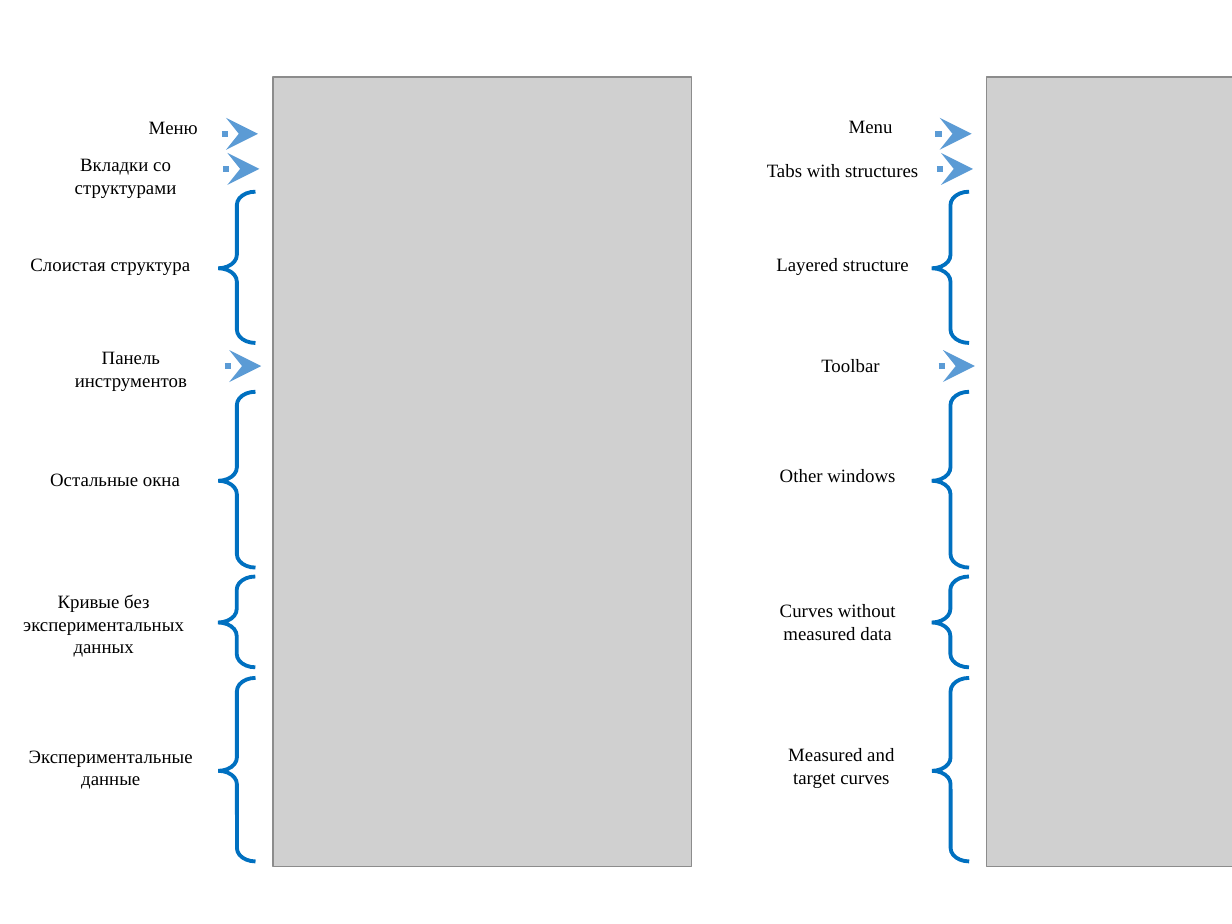
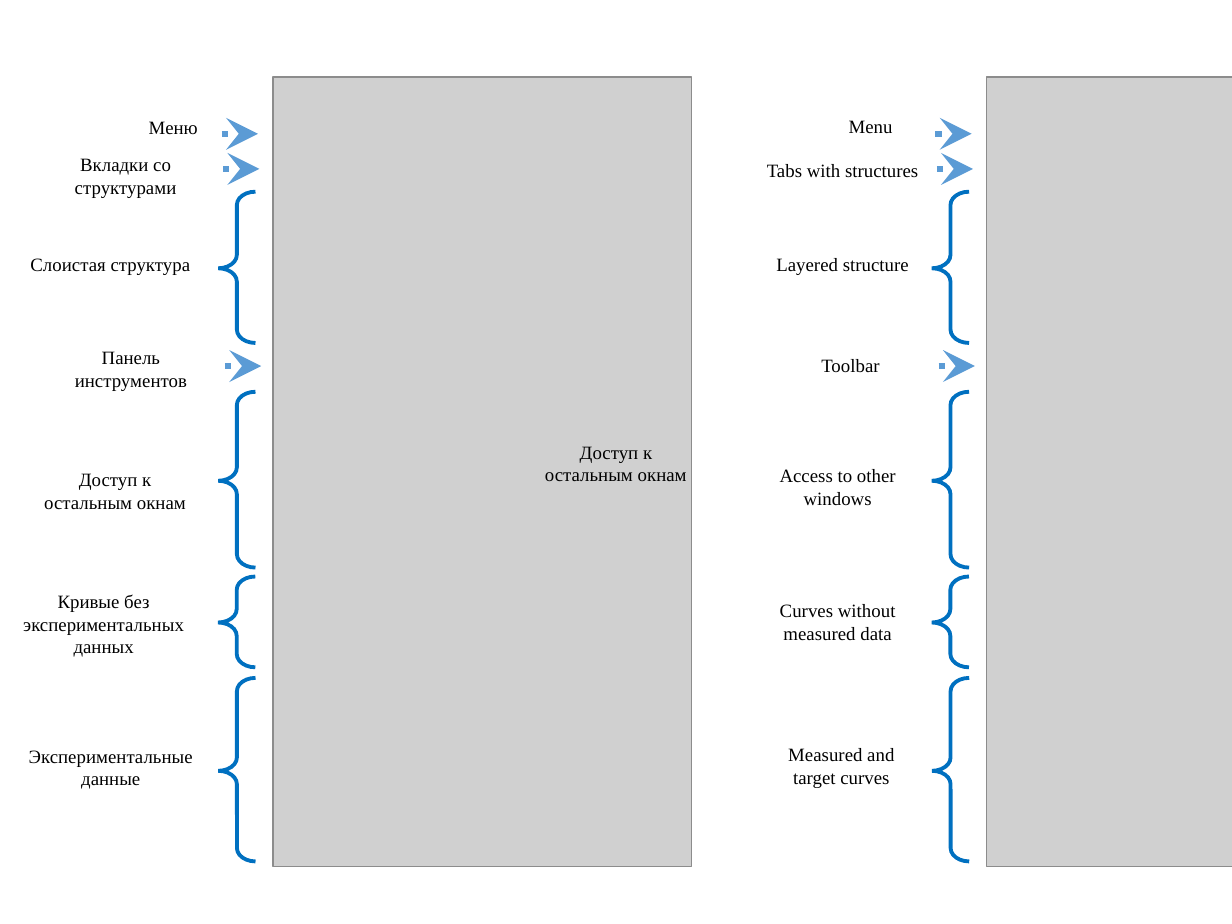
Before and after one commit to svech/Multifitting, a slide deck: slide 1 of manual/Pictures 2.0/Pictures 2.0.pptx. Drawn at 1232x924 pixels with LibreOffice and Linux fonts; fonts in the diff are those of the drawing; grey boxes stand for pictures. Boxes give left, top, right and bottom in pixels: in the first picture for what was removed or moved away, otherwise in the second. Text is boxed around its words. In the diff, an @@ line names an element or a change of style, - is before the commit and + after.

```diff
--- a/manual/Pictures 2.0/Pictures 2.0.pptx
+++ b/manual/Pictures 2.0/Pictures 2.0.pptx
@@ text added at box(545, 446, 687, 481), 11 pt, text #000000 @@
+Доступ к остальным окнам
@@ text at box(44, 473, 186, 510): text changed @@
-Остальные окна
+Доступ к остальным окнам
@@ text at box(780, 469, 896, 506): text changed @@
-Other windows
+Access to other windows
```
Also in this commit, not shown: 1 other slide changed, 1 slide added, 1 other file.
